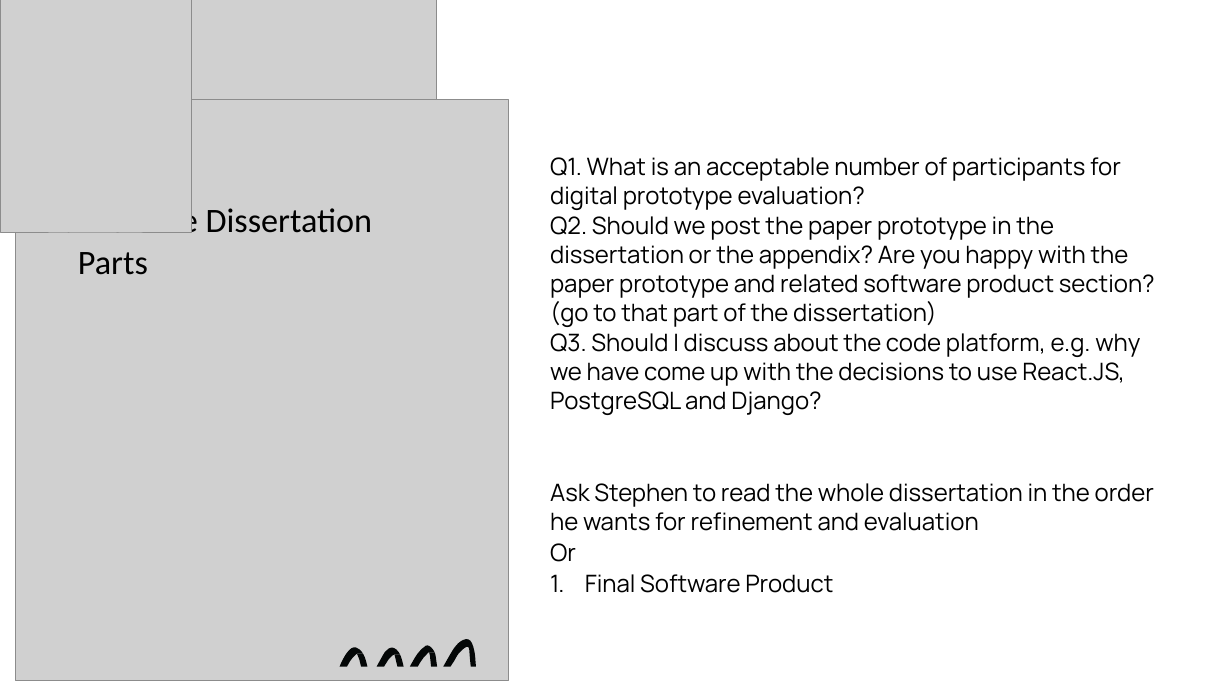
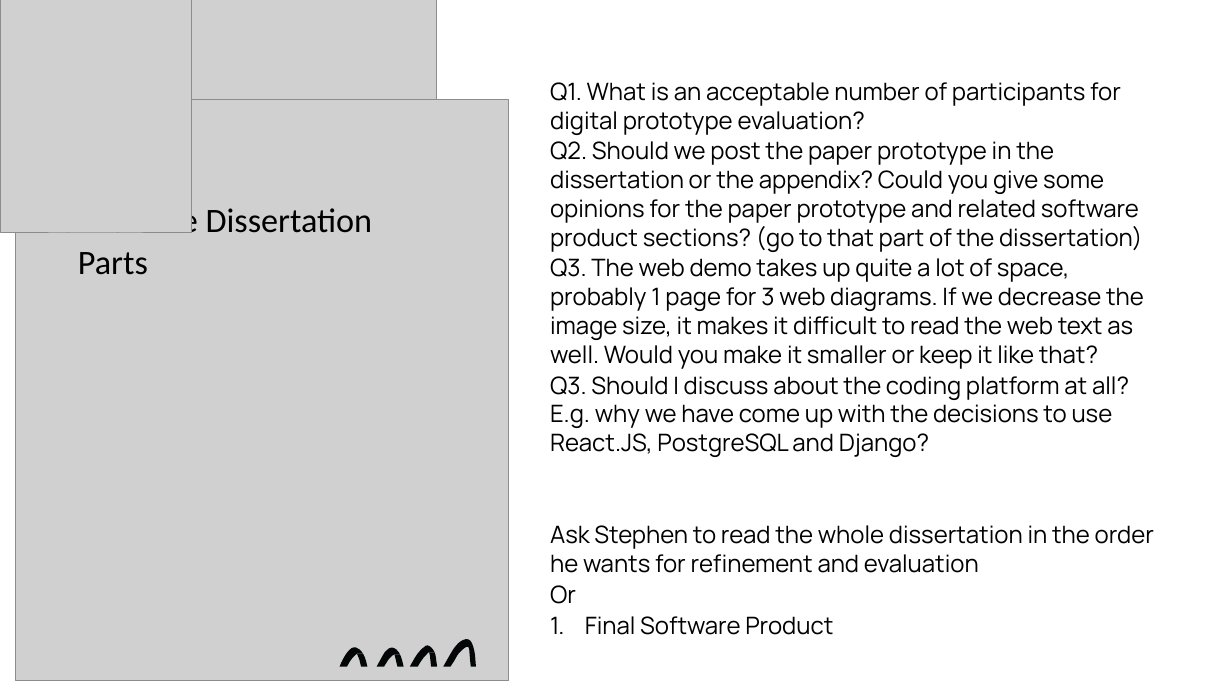
Before and after one commit to andrewwu531/final_year_dissertation, a slide deck: slide 5 of Documentations/Supervisor Meeting PowerPoints/13._Supervisor_Meeting_12Feb21.pptx. Drawn at 1232x693 pixels with LibreOffice and Linux fonts; fonts in the diff are those of the drawing; grey boxes stand for pictures. Boxes give left, top, right and bottom in pixels: in the first picture for what was removed or moved away, otherwise in the second. Text is boxed around its words. In the diff, an @@ line names an element or a change of style, - is before the commit and + after.

Commit message:
dissertation

```diff
--- a/Documentations/Supervisor Meeting PowerPoints/13._Supervisor_Meeting_12Feb21.pptx
+++ b/Documentations/Supervisor Meeting PowerPoints/13._Supervisor_Meeting_12Feb21.pptx
@@ text "Q1. What is an acceptable ...": place and size @@
-text "Q1. What is an acceptable ..." at bbox=[550, 157, 1155, 593]
+text "Q1. What is an acceptable ..." at bbox=[550, 82, 1154, 635]
@@ text at bbox=[550, 141, 1144, 457]: text changed @@
-Q2. Should we post the paper prototype in the dissertation or the appendix? Are you happy with the paper prototype and related software product section? (go to that part of the dissertation)
-Q3. Should I discuss about the code platform, e.g. why we have come up with the decisions to use React.JS, PostgreSQL and Django?
+Q2. Should we post the paper prototype in the dissertation or the appendix? Could you give some opinions for the paper prototype and related software product sections? (go to that part of the dissertation)
+Q3. The web demo takes up quite a lot of space, probably 1 page for 3 web diagrams. If we decrease the image size, it makes it difficult to read the web text as well. Would you make it smaller or keep it like that?
+Q3. Should I discuss about the coding platform at all? E.g. why we have come up with the decisions to use React.JS, PostgreSQL and Django?
```
Also in this commit, not shown: 3 other files.
